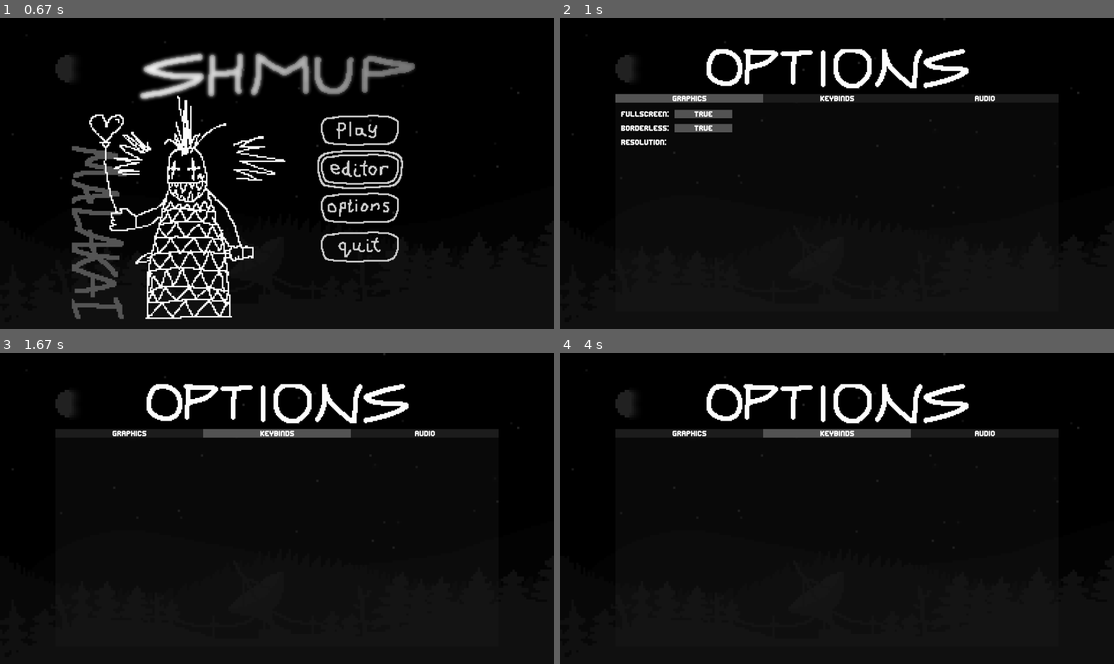
Above: before the commit, frames 1-4 (two rows, left to right).
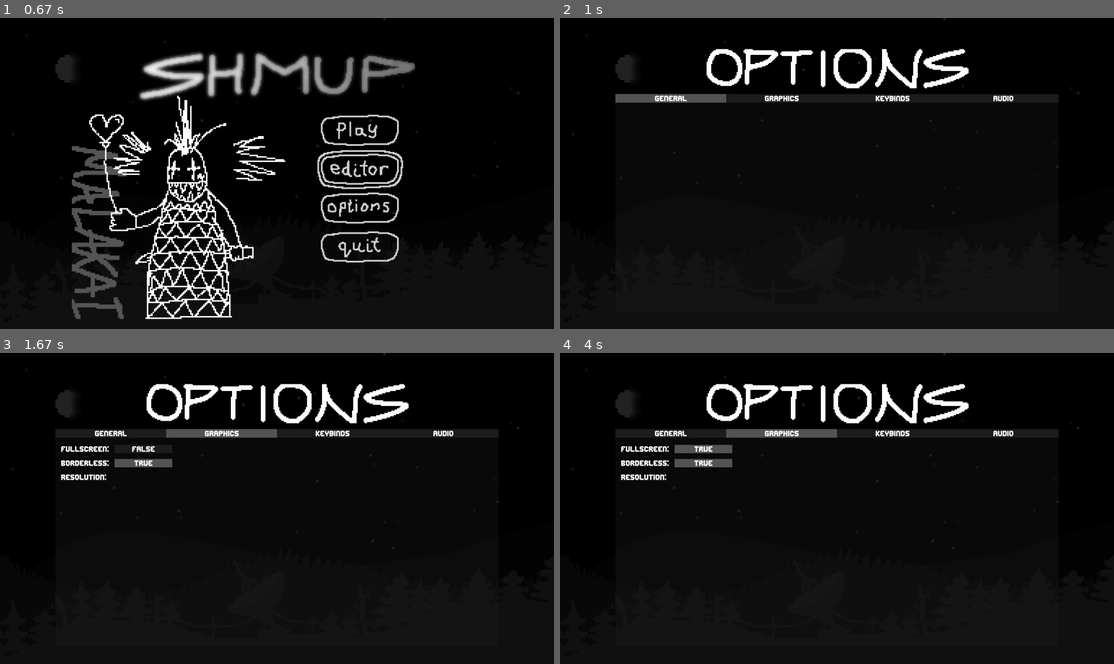
Above: after the commit, the same moments.

Repository: r5nnn/shmup
Game: pygame game, started from shmup.py
Two runs of this game, one before a commit and one after it. Both use one fixed random seed, a clock stepped at 60 frames per second and the inputs below.
Inputs (mouse positions are in pixels of both pictures, inside the frame that each line leads up to):
- Up to frame 1 (0.67 s): click (360, 170) at 0.38 s
- Up to frame 2 (1 s): press the mouse at (920, 207) at 0.7 s; move the mouse to (864, 232) at 0.8 s; release the mouse at (809, 254) at 0.93 s
- Up to frame 3 (1.67 s): tap F11 at 1 s; press the mouse at (221, 433) at 1.37 s; move the mouse to (232, 477) at 1.47 s; release the mouse at (243, 524) at 1.6 s
- Up to frame 4 (4 s): press the mouse at (704, 461) at 1.7 s; move the mouse to (764, 505) at 1.8 s; release the mouse at (831, 552) at 1.93 s; press the mouse at (704, 461) at 2.03 s; move the mouse to (848, 542) at 2.13 s; release the mouse at (992, 620) at 2.27 s; press the mouse at (892, 433) at 2.37 s; move the mouse to (776, 421) at 2.47 s; release the mouse at (654, 412) at 2.6 s; press the mouse at (781, 433) at 2.7 s; move the mouse to (837, 449) at 2.8 s; release the mouse at (892, 464) at 2.93 s; press the mouse at (1003, 433) at 3.03 s; move the mouse to (870, 499) at 3.13 s; release the mouse at (731, 564) at 3.27 s; press the mouse at (781, 433) at 3.37 s; move the mouse to (842, 483) at 3.47 s; release the mouse at (903, 536) at 3.6 s; press the mouse at (704, 449) at 3.7 s; move the mouse to (742, 524) at 3.8 s; release the mouse at (776, 601) at 3.93 s

Frame 1 is identical in both runs. In frame 2, 1.7% of the frame differs, in the area x 11-82%, y 24-41%; in frame 3, 1.7%; in frame 4, 1.9%.

Commit message:
Added GeneralOptions overlay to options menu.

Diff:
--- a/src/core/utils.py
+++ b/src/core/utils.py
@@ -35,7 +35,7 @@
     """
     coords = events.get_abs_mouse_pos()
     if system_data["flags"] & pygame.FULLSCREEN:
-        # Ssing the pygame inbuilt display.toggle_fullscreen to exit fullscreen
+        # Using the pygame inbuilt display.toggle_fullscreen to exit fullscreen
         # causes the noframe  flag and potentially other flags to disappear.
         # Toggling the flag and manually setting the mode of the screen makes
         # sure all flags are preserved.
--- a/src/states/optionmenus.py
+++ b/src/states/optionmenus.py
@@ -10,6 +10,11 @@
 )
 from src.core import toggle_fullscreen, toggle_flag, config
 from src.states.state import Overlay
+
+
+class GeneralOptions(Overlay):
+    def __init__(self):
+        super().__init__()
 
 
 class GraphicsOptions(Overlay):
--- a/src/states/options.py
+++ b/src/states/options.py
@@ -9,7 +9,8 @@
                                TextRectToggleButtonArrayConfig)
 from src.core.constants import PRIMARY
 from src.core.prepare import image_paths
-from src.states.optionmenus import GraphicsOptions, KeybindsOptions, AudioOptions
+from src.states.optionmenus import (GeneralOptions, GraphicsOptions,
+                                    KeybindsOptions, AudioOptions)
 from src.states.state import State, Overlay
 from src.core import system_data
 
@@ -34,13 +35,14 @@
         self.active_overlay = None
         self.padding = 20
         config = TextRectToggleButtonArrayConfig(
-            (round(self.bg_rect.width / 3), 30), texts=
-            (("Graphics", ), ("Keybinds",), ("Audio",)),
-            on_toggle_on=((lambda: self.switch_overlay(GraphicsOptions),),
+            (round(self.bg_rect.width / 4), 30), texts=
+            (("General",), ("Graphics", ), ("Keybinds",), ("Audio",)),
+            on_toggle_on=((lambda: self.switch_overlay(GeneralOptions),),
+                          (lambda: self.switch_overlay(GraphicsOptions),),
                           (lambda: self.switch_overlay(KeybindsOptions),),
                           (lambda: self.switch_overlay(AudioOptions),)))
         self.option_headings_group = ToggleArrayGroup(
-            TextRectToggleButtonArray(self.bg_rect.topleft, (1, 3), 0, config),
+            TextRectToggleButtonArray(self.bg_rect.topleft, (1, 4), 0, config),
             toggle_on_init=False)
         self.widgets = (self.option_headings_group,)
 
